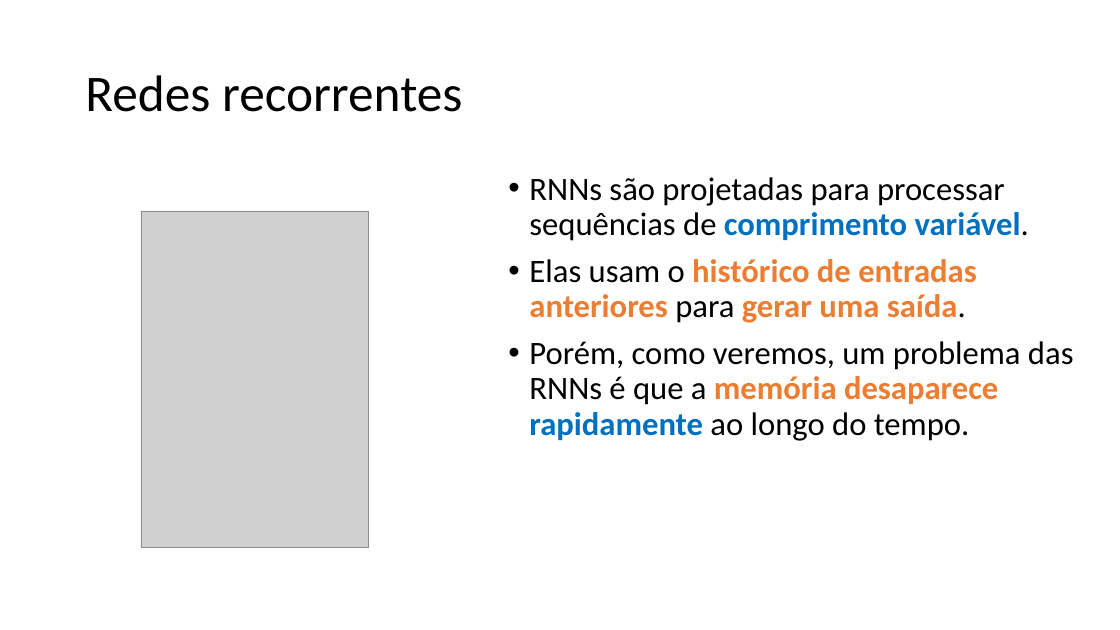
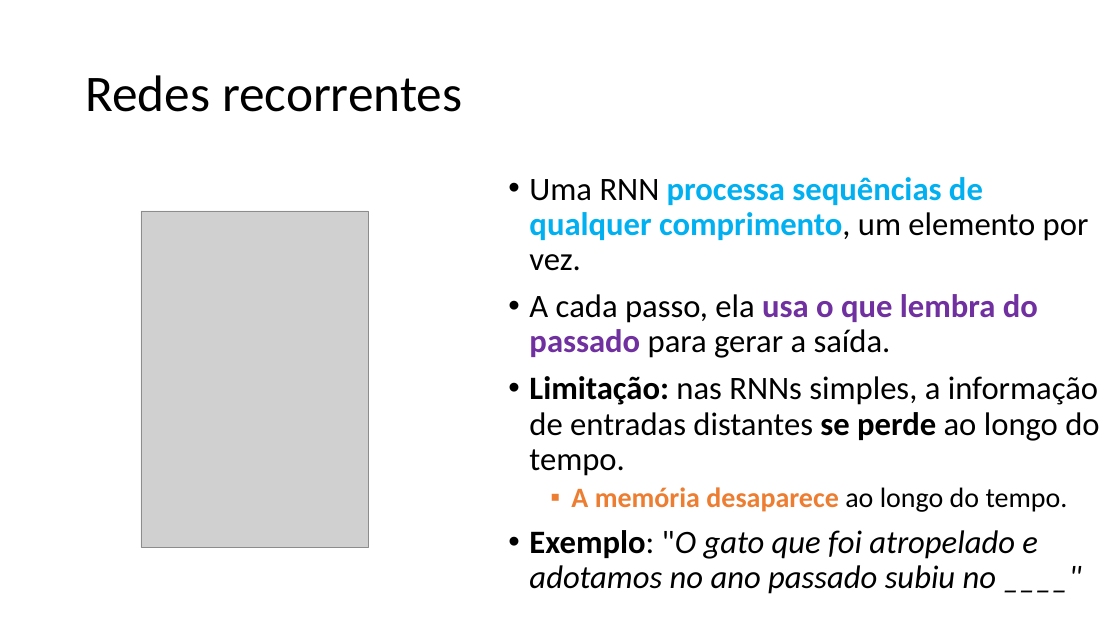
Before and after one commit to zz4fap/c24_inteligencia_artificial, a slide deck: slide 10 of slides/C24_RNN.pptx. Drawn at 1120x630 pixels with LibreOffice and Linux fonts; fonts in the diff are those of the drawing; grey boxes stand for pictures. Boxes give left, top, right and bottom in pixels: in the first picture for what was removed or moved away, otherwise in the second. Text is boxed around its words. In the diff, an @@ line names an element or a change of style, - is before the commit and + after.

```diff
--- a/slides/C24_RNN.pptx
+++ b/slides/C24_RNN.pptx
@@ text at [529,177,1099,594]: text changed @@
-• RNNs são projetadas para processar sequências de comprimento variável.
-• Elas usam o histórico de entradas anteriores para gerar uma saída.
-• Porém, como veremos, um problema das RNNs é que a memória desaparece rapidamente ao longo do tempo.
+• Uma RNN processa sequências de qualquer comprimento, um elemento por vez.
+• A cada passo, ela usa o que lembra do passado para gerar a saída.
+• Limitação: nas RNNs simples, a informação de entradas distantes se perde ao longo do tempo.
+  ▪ A memória desaparece ao longo do tempo.
+• Exemplo: "O gato que foi atropelado e adotamos no ano passado subiu no ____"
```
Also in this commit, not shown: 24 other slides changed, 7 slides added, 8 slides removed, 1 other file.
